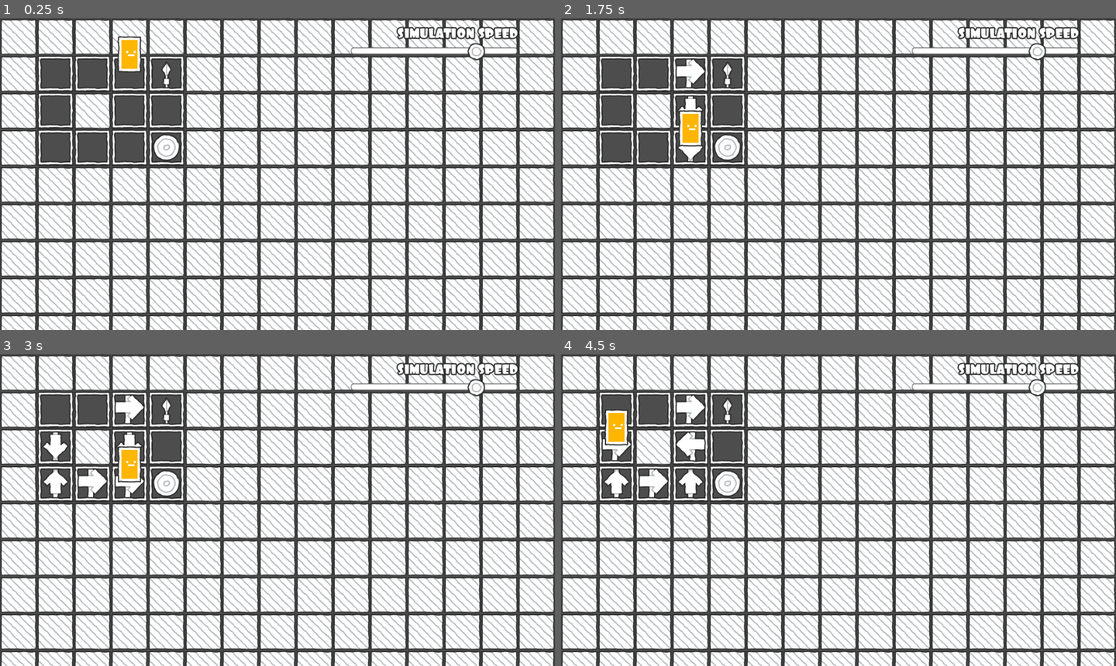
Above: before the commit, frames 1-4 (two rows, left to right).
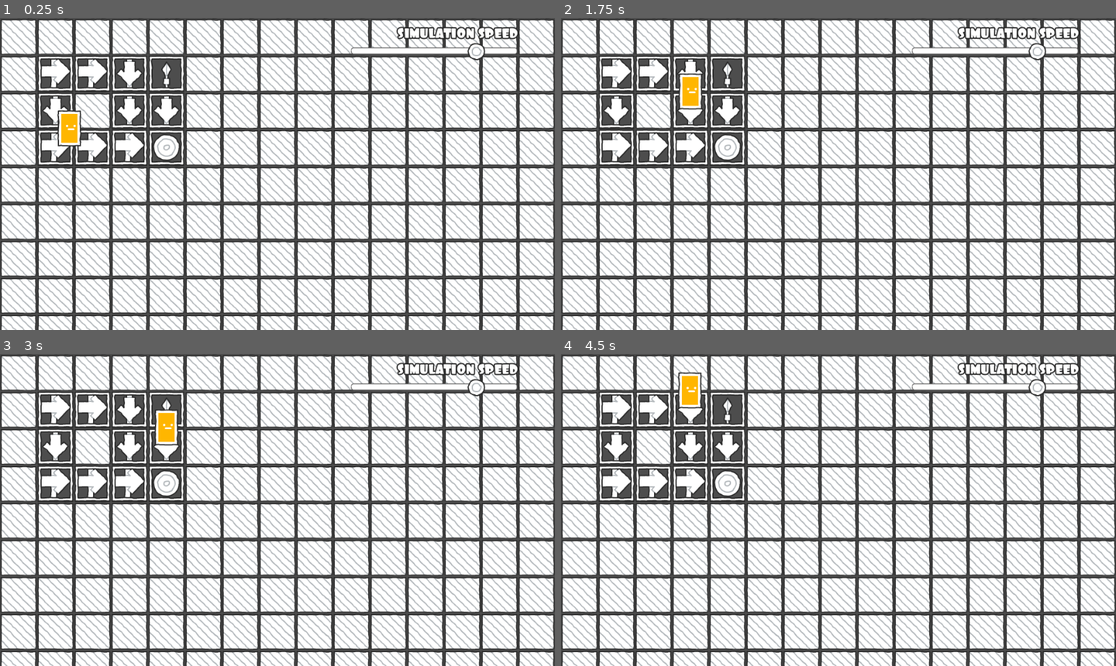
Above: after the commit, the same moments.

Repository: moraguma/RLSandbox
Game: Godot game, scene res://scenes/Experiments/MonteCarloESEnv.tscn
Same seed, same stepped clock (60 frames per second), same inputs: the game is played once before the commit and once after it. The project has no main scene, so this scene is started directly.
Inputs:
- Up to frame 1 (0.25 s): no input
- Up to frame 2 (1.75 s): no input
- Up to frame 3 (3 s): no input
- Up to frame 4 (4.5 s): no input

The runs differ from the first frame. In frame 1, 2.9% of the frame differs, in the area x 7-33%, y 5-46%; in frame 2, 2.6%; in frame 3, 1.9%; in frame 4, 2.2%.

Commit message:
Fixes movement animation

Diff:
--- a/scenes/Experiments/MonteCarloESEnv.tscn
+++ b/scenes/Experiments/MonteCarloESEnv.tscn
@@ -11,3 +11,4 @@
 resetter_script = ExtResource("3_g5vti")
 rewarder_script = ExtResource("4_pbgw6")
 learner_script = ExtResource("5_27ur2")
+headless_episodes = 200
--- a/scenes/scripts/Environment.gd
+++ b/scenes/scripts/Environment.gd
@@ -39,7 +39,7 @@
 
 # Agent data -------------------------------------------------------------------
 const AGENT_SPRITE_DEFAULT_OFFSET = Vector2(0, -32)
-const AGENT_SPRITE_LERP_WEIGHT = 0.3
+const AGENT_SPRITE_LERP_WEIGHT = 0.5
 
 # Rendering --------------------------------------------------------------------
 const MIN_FRAMES_PER_ITERATION = 1
@@ -185,10 +185,8 @@
 
 func move_agent_to(pos: Vector2):
 	pos += Vector2(1, 1) * CELL_SIZE / 2
+	agent_sprite.offset += agent_sprite.position - pos
 	agent_sprite.position = pos
-
-	if not OS.is_debug_build():
-		agent_sprite.offset += agent_sprite.position - pos
 
 
 # Resets episode
--- a/scenes/scripts/rl/learners/AdaptiveDynamicProgramming.gd
+++ b/scenes/scripts/rl/learners/AdaptiveDynamicProgramming.gd
@@ -9,7 +9,7 @@
 var q = {}
 var gamma = 0.9
 var starting_epsilon = 0.9
-var episodes_to_zero_epsilon = 20
+var episodes_to_zero_epsilon = 50
 var episodes = 0
 
 # trial is a list of [s, a, r]
--- a/scenes/scripts/rl/learners/MonteCarloES.gd
+++ b/scenes/scripts/rl/learners/MonteCarloES.gd
@@ -5,7 +5,7 @@
 var state_action_frequency = {}
 var gamma = 0.9
 var starting_epsilon = 0.9
-var episodes_to_zero_epsilon = 1000
+var episodes_to_zero_epsilon = 200
 var episodes = 0
 
 
